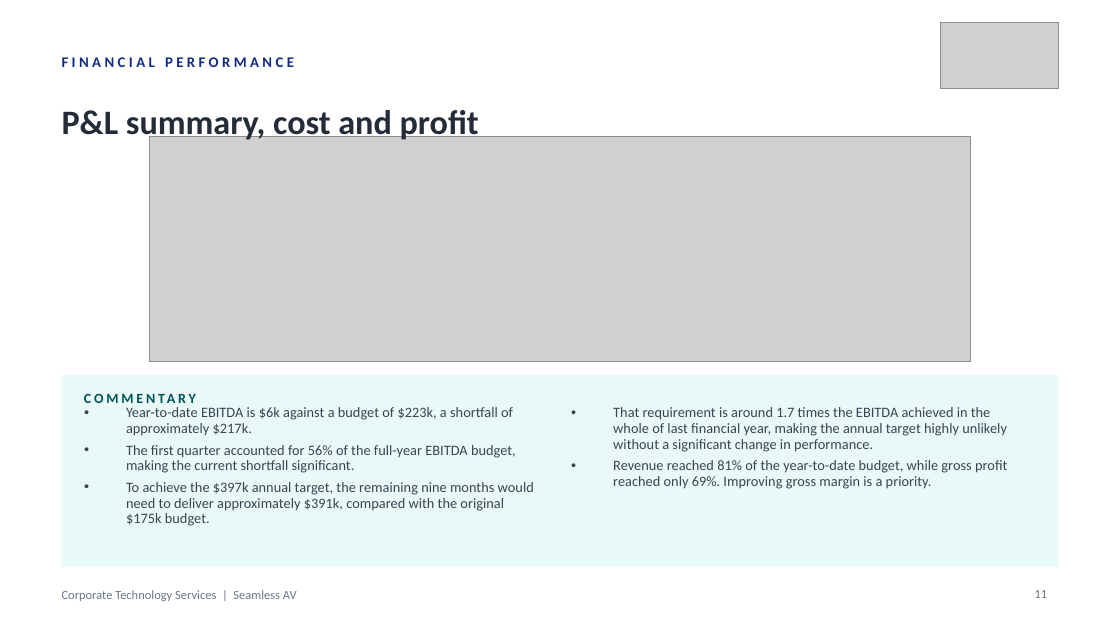
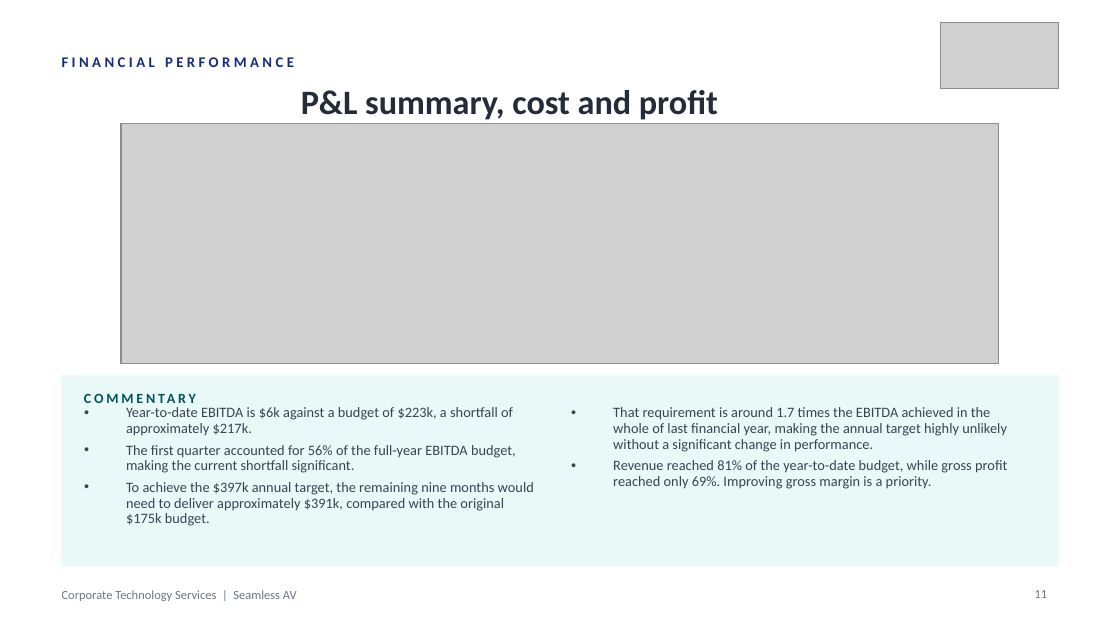
Before and after one commit to WesleyNelson-O33/Claude, a slide deck: slide 11 of deck/CTS Monthly Business Review - 30092026.pptx. Drawn at 1120x630 pixels with LibreOffice and Linux fonts; fonts in the diff are those of the drawing; grey boxes stand for pictures. Boxes give left, top, right and bottom in pixels: in the first picture for what was removed or moved away, otherwise in the second. Text is boxed around its words. In the diff, an @@ line names an element or a change of style, - is before the commit and + after.

```diff
--- a/deck/CTS Monthly Business Review - 30092026.pptx
+++ b/deck/CTS Monthly Business Review - 30092026.pptx
@@ text "P&L summary, cost and profit" at [301,90,718,120]: alignment left to centre @@
@@ picture: place and size @@
-picture at [150,137,971,362]
+picture at [121,123,999,364]
```
Also in this commit, not shown: 25 other slides changed, 21 other files.
